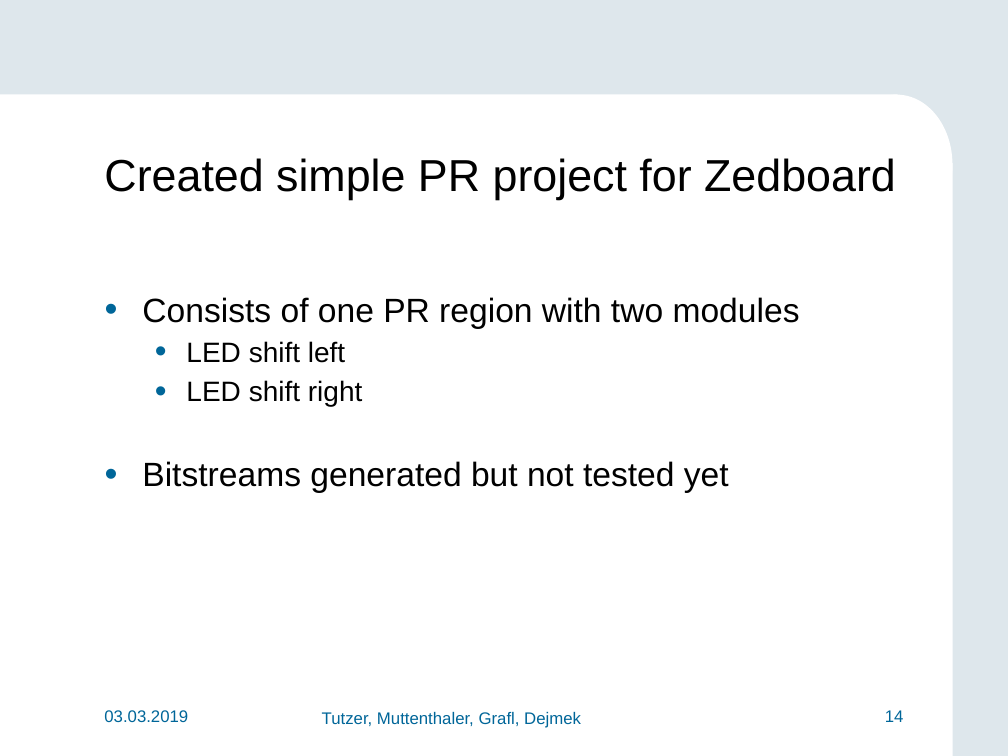
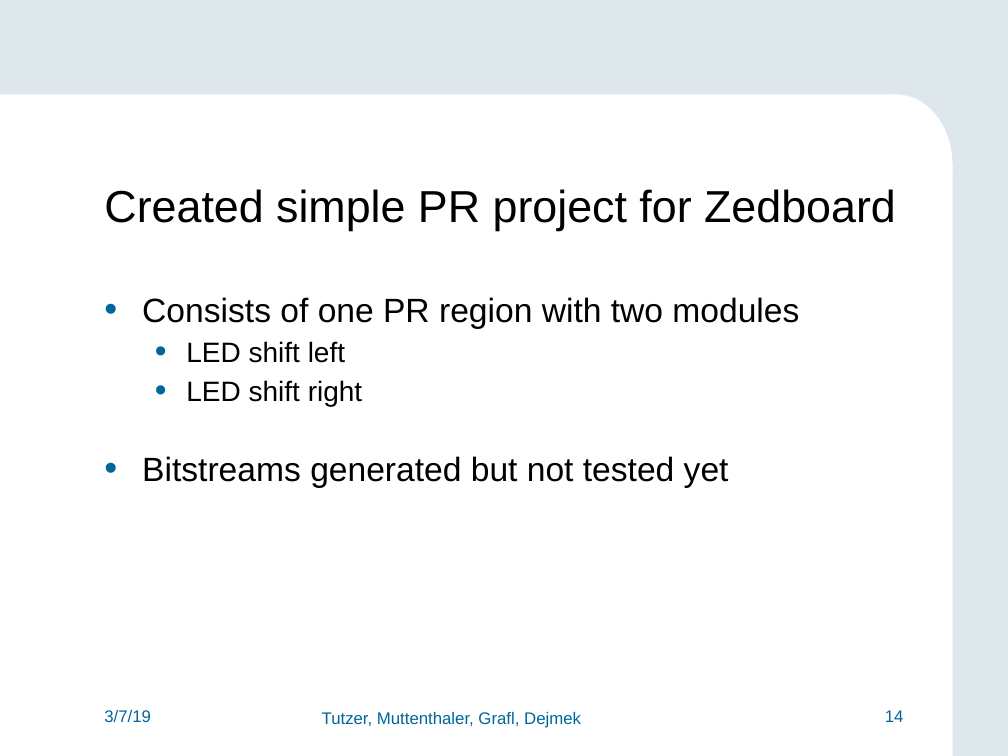
Before and after one commit to FlorianMuttenthaler/SocLabPartialReconfigIot, a slide deck: slide 14 of report/Final_presentation.pptx. Drawn at 1008x756 pixels with LibreOffice and Linux fonts; fonts in the diff are those of the drawing; background and template pictures are left out. Boxes give left, top, right and bottom in pixels: in the first picture for what was removed or moved away, otherwise in the second. Text is boxed around its words. In the diff, an @@ line names an element or a change of style, - is before the commit and + after.

```diff
--- a/report/Final_presentation.pptx
+++ b/report/Final_presentation.pptx
@@ text "Created simple PR project for ..." at (104,189,896,231): vertical alignment top to middle @@
@@ text "Consists of one PR region ..." at (142,297,799,488): indent changed @@
@@ text at (104,710,151,722): text changed @@
-03.03.2019
+3/7/19
```
Also in this commit, not shown: 17 other slides changed, 1 slide added, 1 slide removed.
